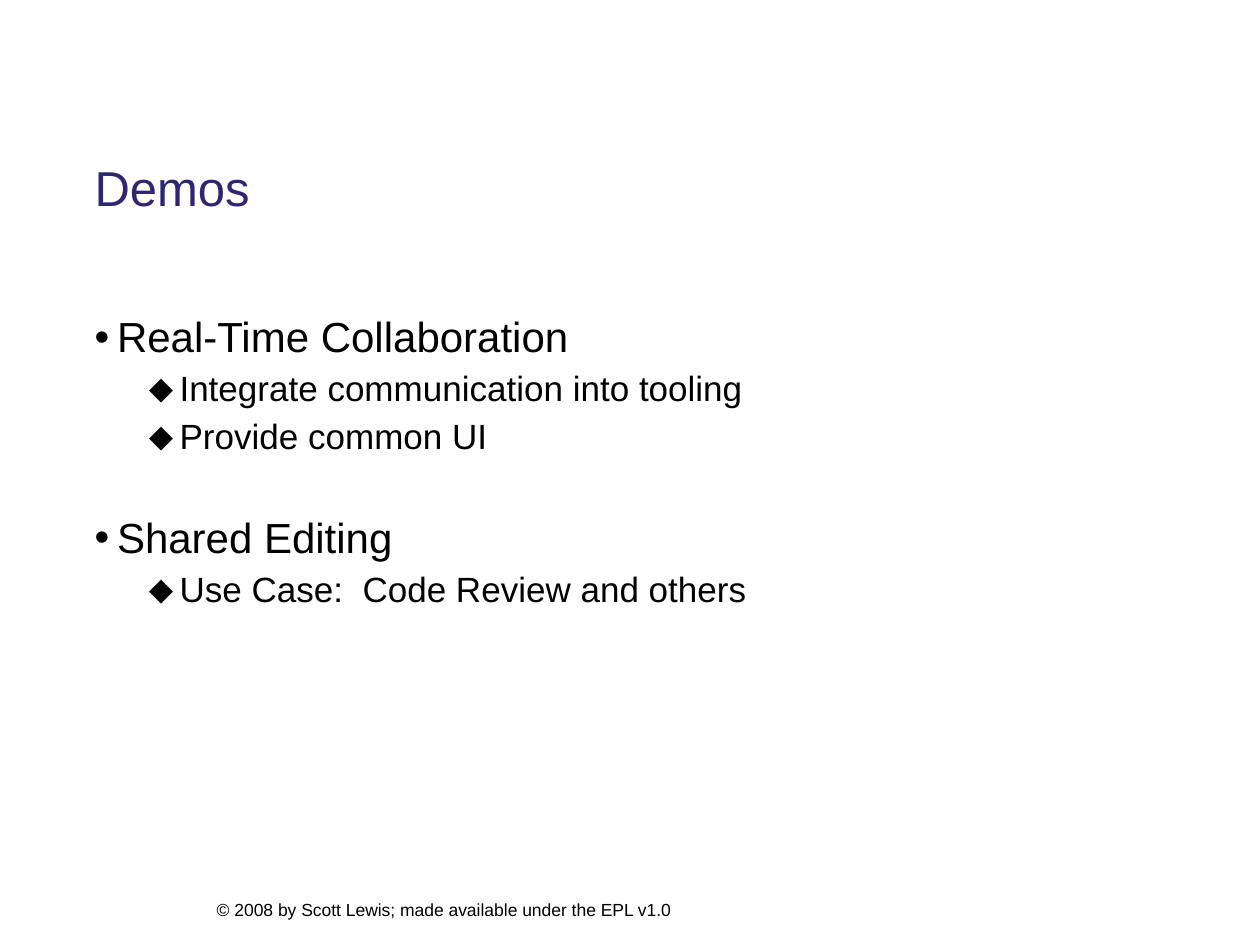
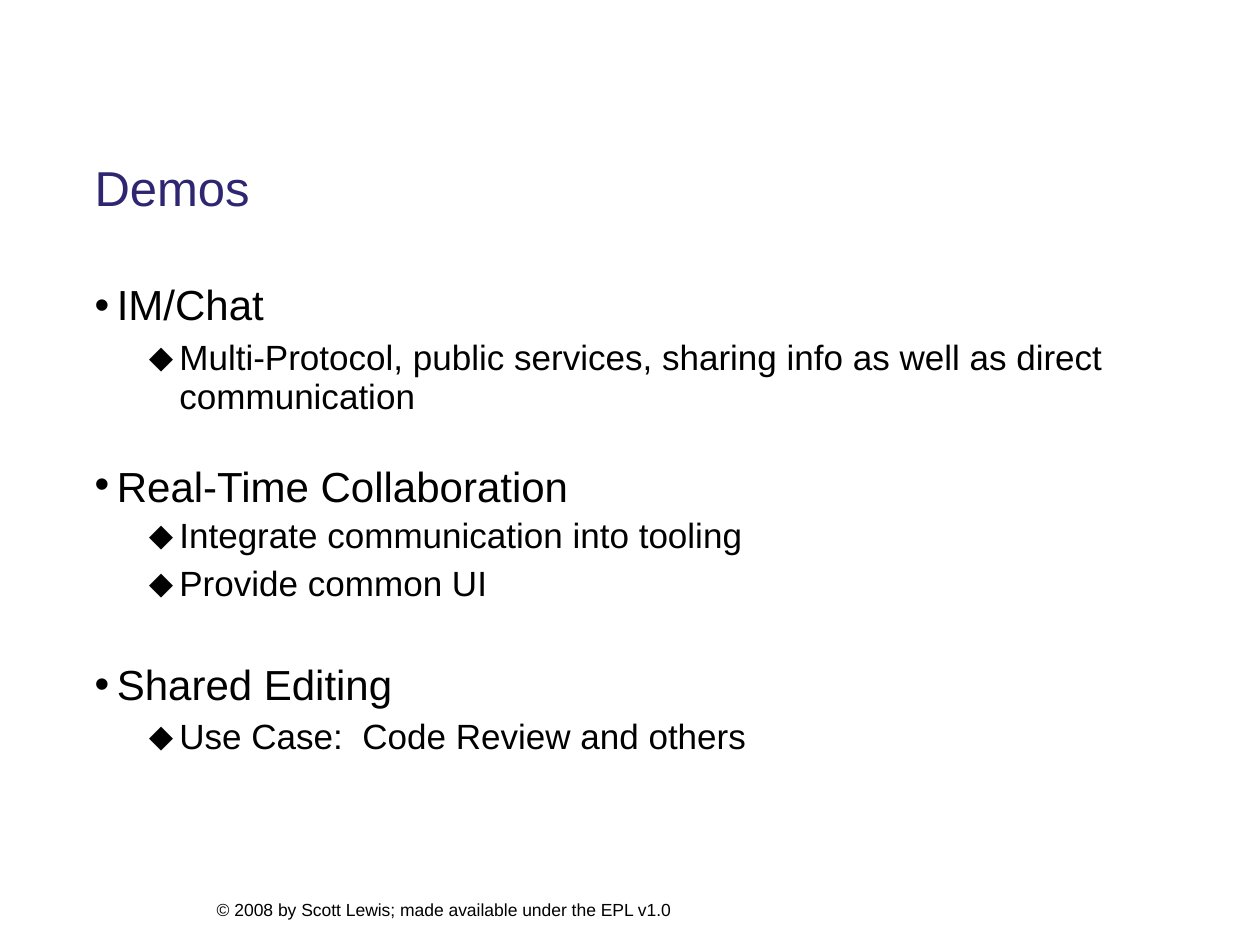
Before and after one commit to eclipse/ecf-website, a slide deck: slide 8 of presentations/eclipsecon2008/longtalk134/ecf_eclipsecon2008_134_DRAFT.ppt (slide 9 before the commit). Drawn at 1260x945 pixels with LibreOffice and Linux fonts; fonts in the diff are those of the drawing; background and template pictures are left out. Boxes give left, top, right and bottom in pixels: in the first picture for what was removed or moved away, otherwise in the second. Text is boxed around its words. In the diff, an @@ line names an element or a change of style, - is before the commit and + after.

```diff
--- a/presentations/eclipsecon2008/longtalk134/ecf_eclipsecon2008_134_DRAFT.ppt
+++ b/presentations/eclipsecon2008/longtalk134/ecf_eclipsecon2008_134_DRAFT.ppt
@@ text "IM/Chat": place and size @@
-text "IM/Chat" at <box>117,321,746,603</box>
+text "IM/Chat" at <box>117,289,1102,750</box>
@@ text at <box>117,289,1102,410</box>: paragraphs added @@
+• IM/Chat
+  ⬥ Multi-Protocol, public services, sharing info as well as direct communication
@@ text at <box>117,471,746,750</box>: line spacing 0.93 to 0.66; indent changed @@
```
Also in this commit, not shown: 18 other slides changed, 1 slide removed, 2 other files.
